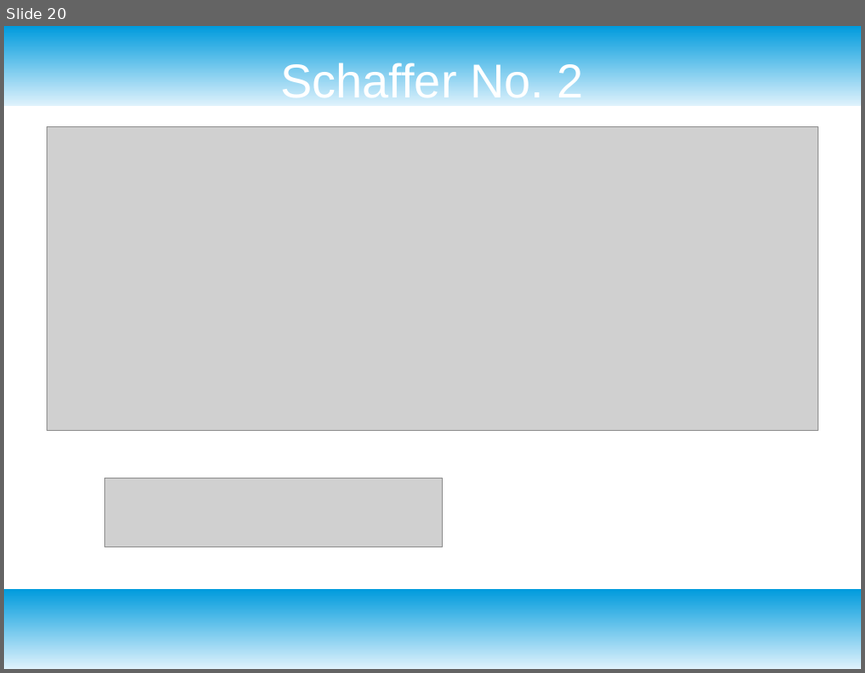
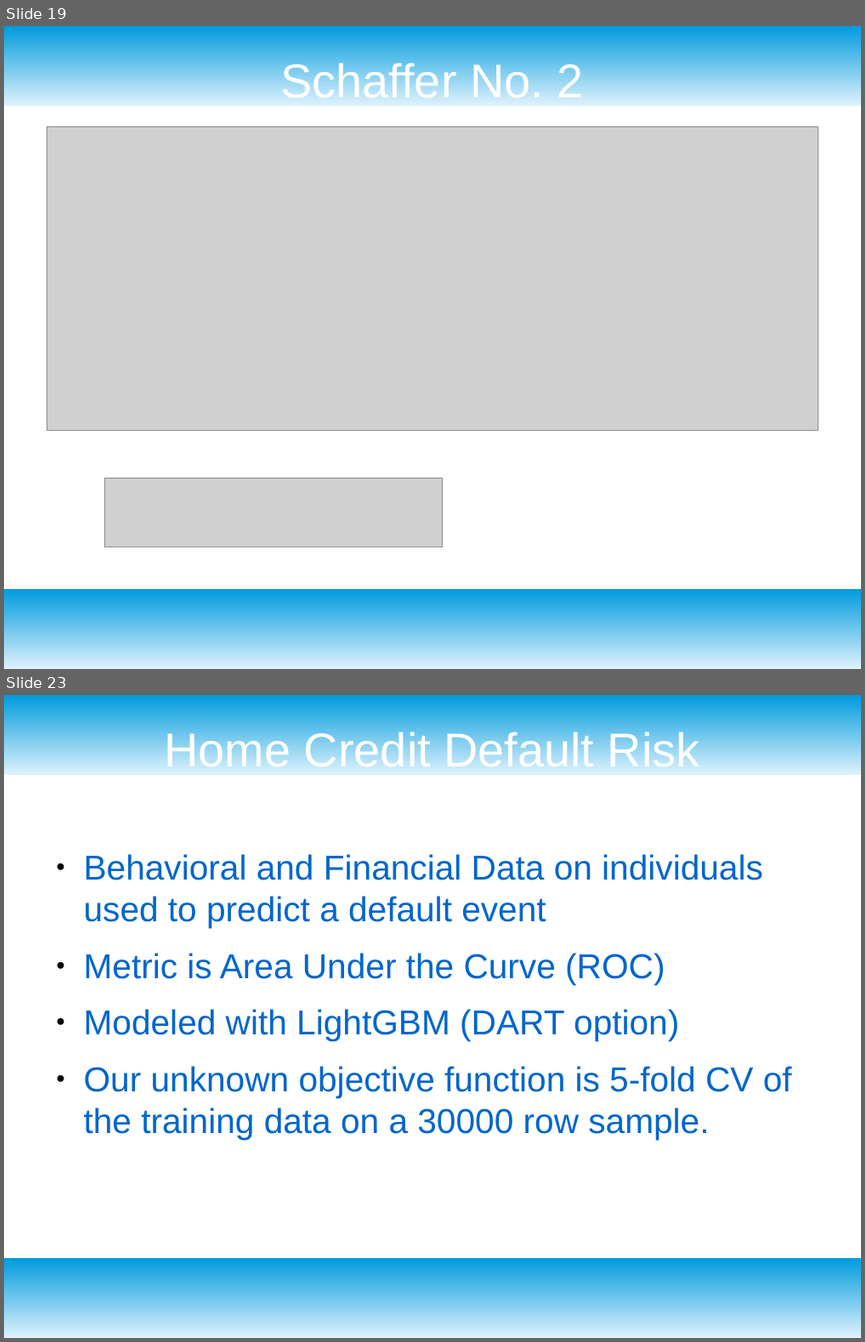
Before and after one commit to dataronio/ThinkfulCapstone, a slide deck: CapstoneDeck.odp. Shown one above the other, each under a label of ours: slide 20 before the commit, slides 19 and 23 after it; the slides between them are not shown. The pictures are 865x673 and 865x1342 pixels, drawn with LibreOffice and Linux fonts; fonts in the diff are those of the drawing; grey boxes stand for pictures. Boxes give left, top, right and bottom in pixels: in the first picture for what was removed or moved away, otherwise in the second. Text is boxed around its words. In the diff, an @@ line names an element or a change of style, - is before the commit and + after.

```diff
--- a/CapstoneDeck.odp
+++ b/CapstoneDeck.odp
@@ slide 23 added at <box>4,695,861,1338</box>, background #FFFFFF; not listed: 2 template elements that a slide beside it also shows @@
@@ title added at <box>164,729,700,767</box>, 44 pt, text #FFFFFF @@
+Home Credit Default Risk
@@ text added at <box>84,854,792,1140</box>, 32 pt, text #0066CC @@
+● Behavioral and Financial Data on individuals used to predict a default event
+● Metric is Area Under the Curve (ROC)
+● Modeled with LightGBM (DART option)
+● Our unknown objective function is 5-fold CV of the training data on a 30000 row sample.
@@ what was slide 20 is now slide 19 @@
```
Also in this commit, not shown: 1 slide changed, 5 other slides added, 3 slides removed, 1 other file.
